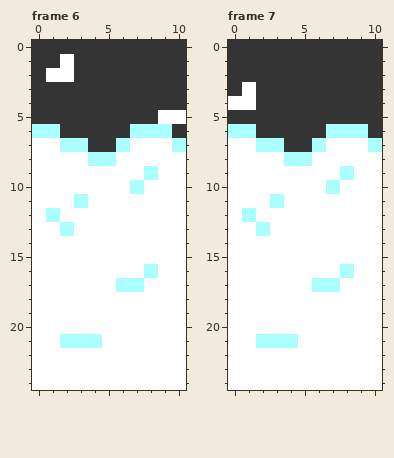
Two states of a pixel-art file, Source/images/ega/refactored/Snow_C.ase. The picture above was drawn from the file before the commit.
11x25 pixels, 7 frames. Shown: frame 6, frame 7. The commit also changed other frames, which this record leaves out.
After the commit:
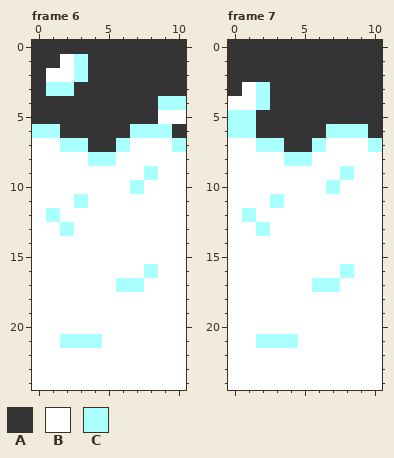
Palette (. is transparent): A #343434  B #ffffff  C #aaffff
Edits made:
Frame 6, layer "Layer 1":
y 1..2: x 3 A -> C
y 3: x 1..2 AA -> CC
y 4: x 9..10 AA -> CC
Frame 7, layer "Layer 1":
y 3..4: x 2 A -> C
y 5: x 0..1 AA -> CC
Pixel boxes of the changes (left, top, right, bottom) in both pictures:
changed: (46, 54, 88, 96)
changed: (158, 96, 186, 110)
changed: (228, 82, 270, 124)
